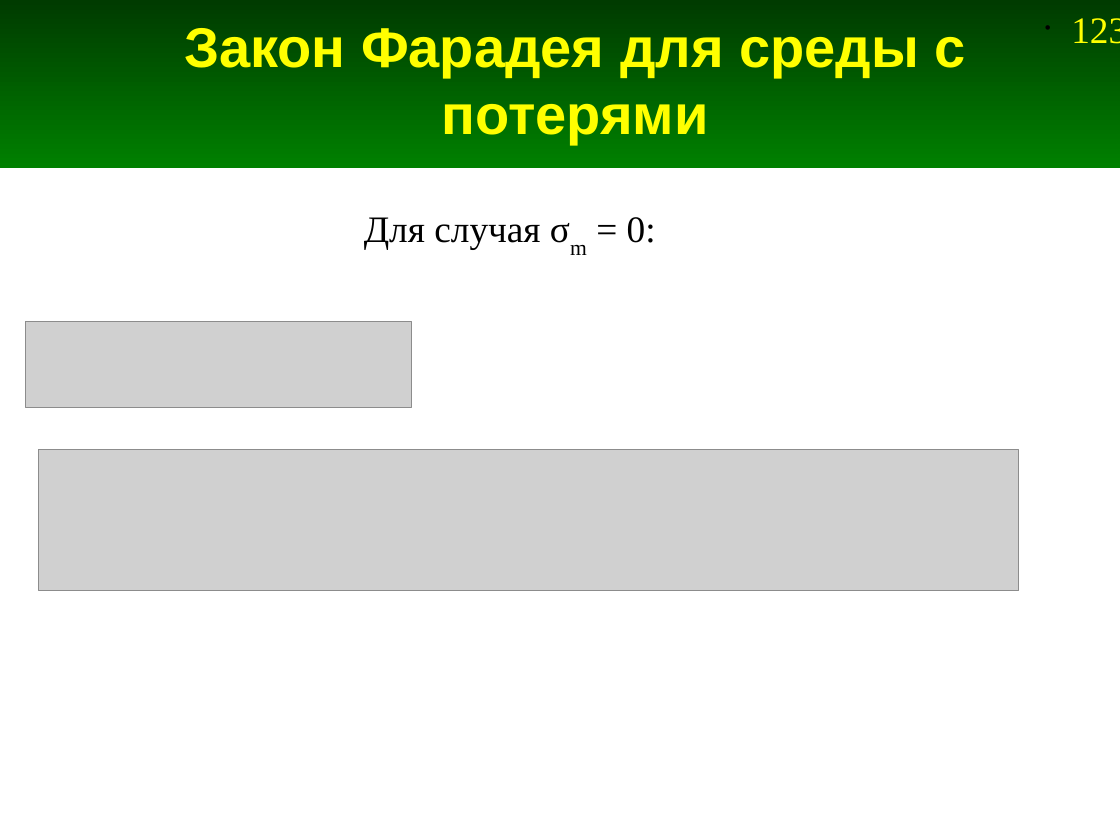
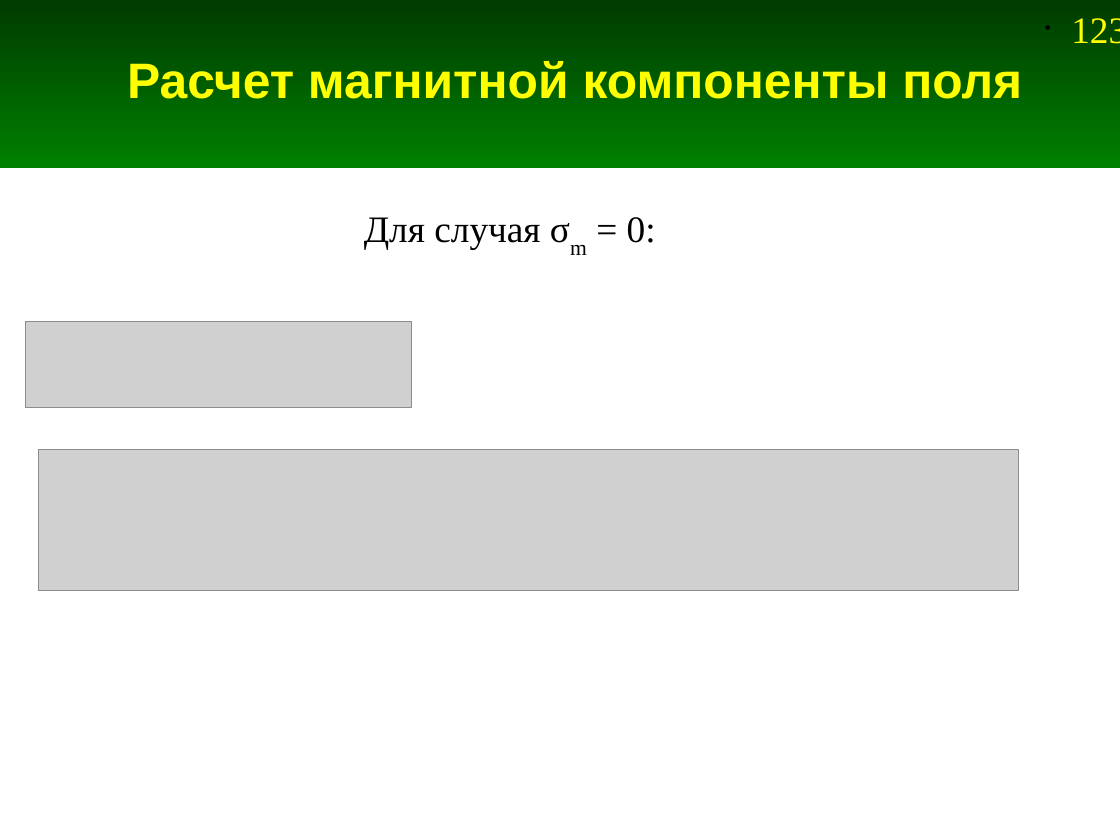
Before and after one commit to andris0147sv/modelling, a slide deck: slide 123 of presentations/2. FDTD.odp. Drawn at 1120x840 pixels with LibreOffice and Linux fonts; fonts in the diff are those of the drawing; grey boxes stand for pictures. Boxes give left, top, right and bottom in pixels: in the first picture for what was removed or moved away, otherwise in the second. Text is boxed around its words. In the diff, an @@ line names an element or a change of style, - is before the commit and + after.

```diff
--- a/presentations/2. FDTD.odp
+++ b/presentations/2. FDTD.odp
@@ title at (127, 61, 1022, 99): text changed; size 36 to 32 pt @@
-Закон Фарадея для среды с потерями
+Расчет магнитной компоненты поля
```
Also in this commit, not shown: 18 other slides changed, 2 slides added, 2 slides removed, 1 other file.
